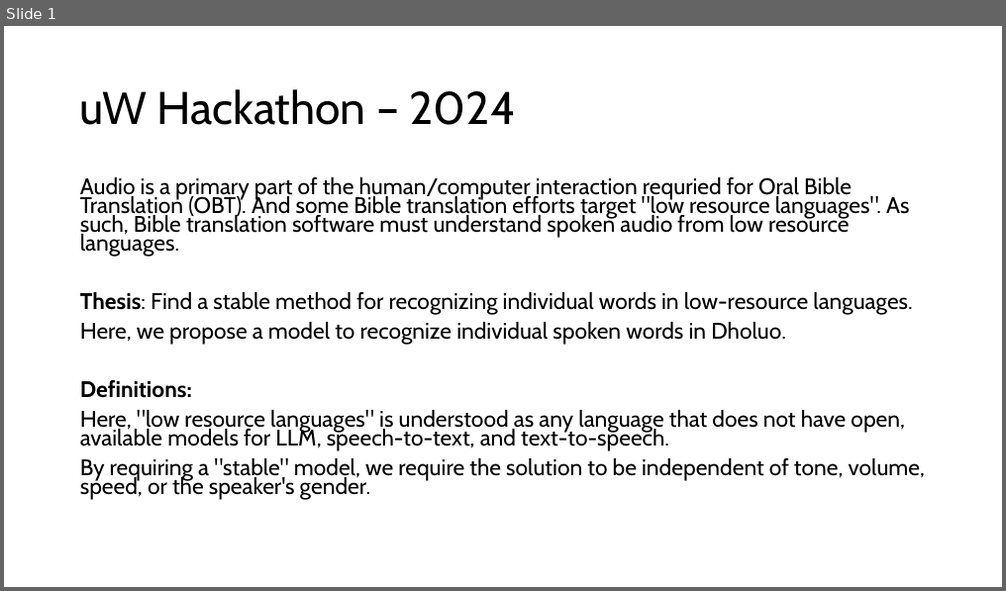
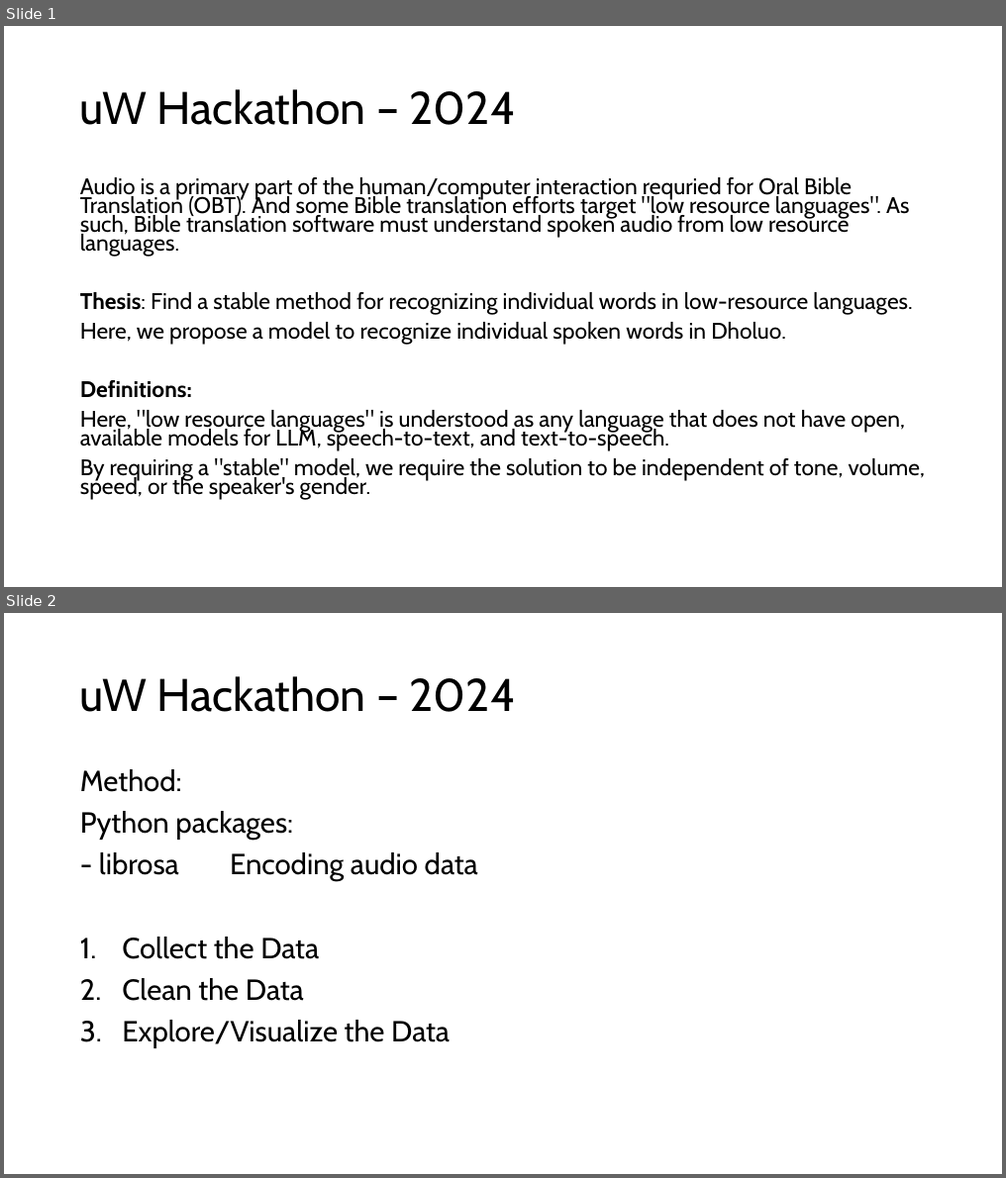
Before and after one commit to PENNET-dev/hackathon-uW-2024, a slide deck: Hackathon Presentation.pptx. Shown one above the other, each under a label of ours: slide 1 before the commit, slides 1 and 2 after it. The pictures are 1006x591 and 1006x1178 pixels, drawn with LibreOffice and Linux fonts; fonts in the diff are those of the drawing. Boxes give left, top, right and bottom in pixels: in the first picture for what was removed or moved away, otherwise in the second. Text is boxed around its words. In the diff, an @@ line names an element or a change of style, - is before the commit and + after.

```diff
--- a/Hackathon Presentation.pptx
+++ b/Hackathon Presentation.pptx
@@ slide 2 added at bbox=[4, 613, 1002, 1174], background #FFFFFF @@
@@ title added at bbox=[80, 676, 516, 712], 44 pt, text #000000 @@
+uW Hackathon – 2024
@@ text added at bbox=[80, 769, 478, 1049], 28 pt, text #000000 @@
+Method:
+Python packages:
+- librosa Encoding audio data
+1. Collect the Data
+2. Clean the Data
+3. Explore/Visualize the Data
```
Also in this commit, not shown: 2 slides changed, 5 other slides added, 2 slides removed.
